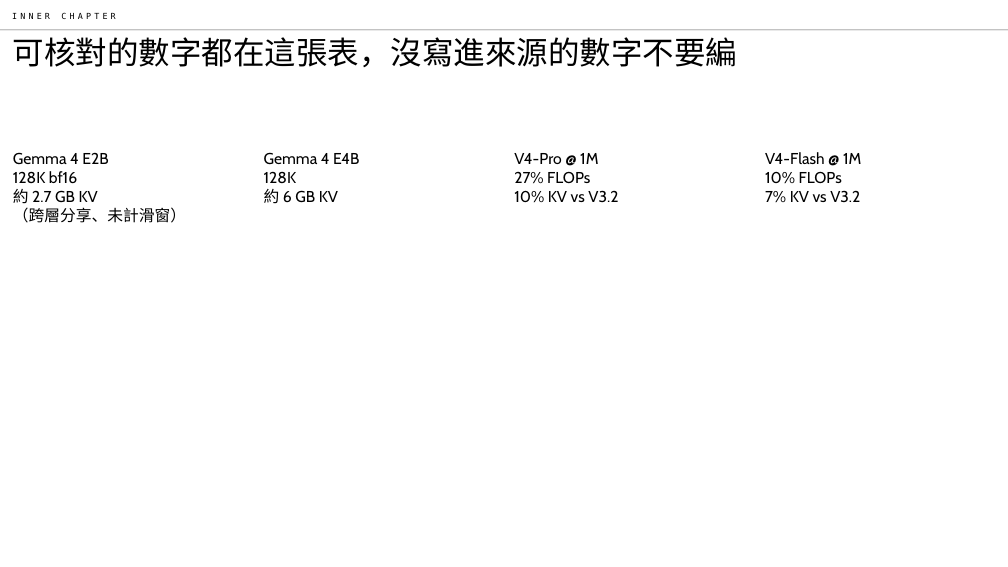
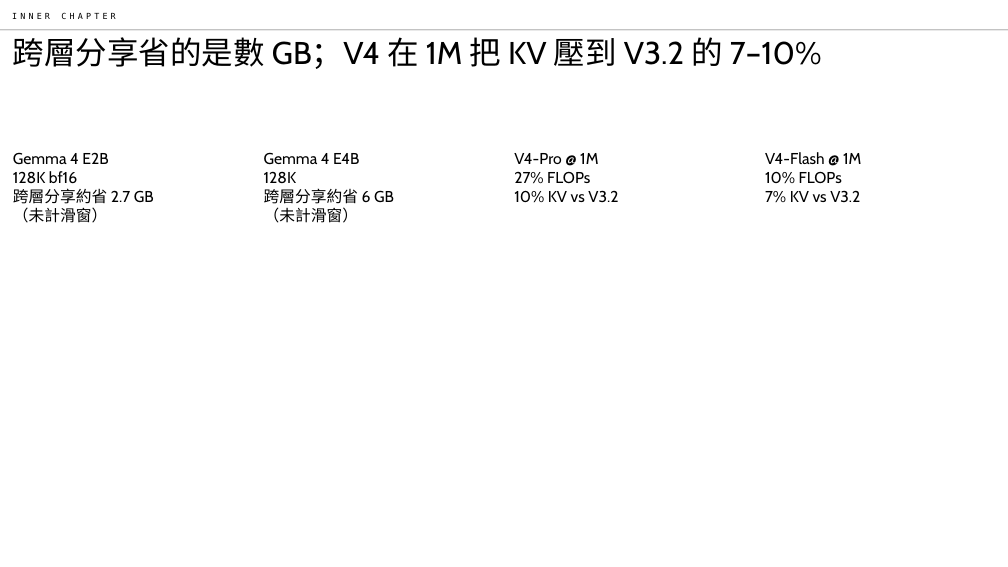
Before and after one commit to EndeavorYen/ppt-skill-for-work, a slide deck: slide 10 of eval/gold/optimized.pptx (slide 9 before the commit). Drawn at 1008x567 pixels with LibreOffice and Linux fonts; fonts in the diff are those of the drawing. Boxes give left, top, right and bottom in pixels: in the first picture for what was removed or moved away, otherwise in the second. Text is boxed around its words. In the diff, an @@ line names an element or a change of style, - is before the commit and + after.

```diff
--- a/eval/gold/optimized.pptx
+++ b/eval/gold/optimized.pptx
@@ title at bbox=[13, 37, 822, 69]: text changed @@
-可核對的數字都在這張表，沒寫進來源的數字不要編
+跨層分享省的是數 GB；V4 在 1M 把 KV 壓到 V3.2 的 7–10%
@@ text at bbox=[13, 188, 154, 223]: text changed @@
-約 2.7 GB KV
-（跨層分享、未計滑窗）
+跨層分享約省 2.7 GB
+（未計滑窗）
@@ text at bbox=[264, 188, 394, 223]: text changed @@
-約 6 GB KV
+跨層分享約省 6 GB
+（未計滑窗）
```
Also in this commit, not shown: 4 other slides changed, 1 slide added, 6 other files.
